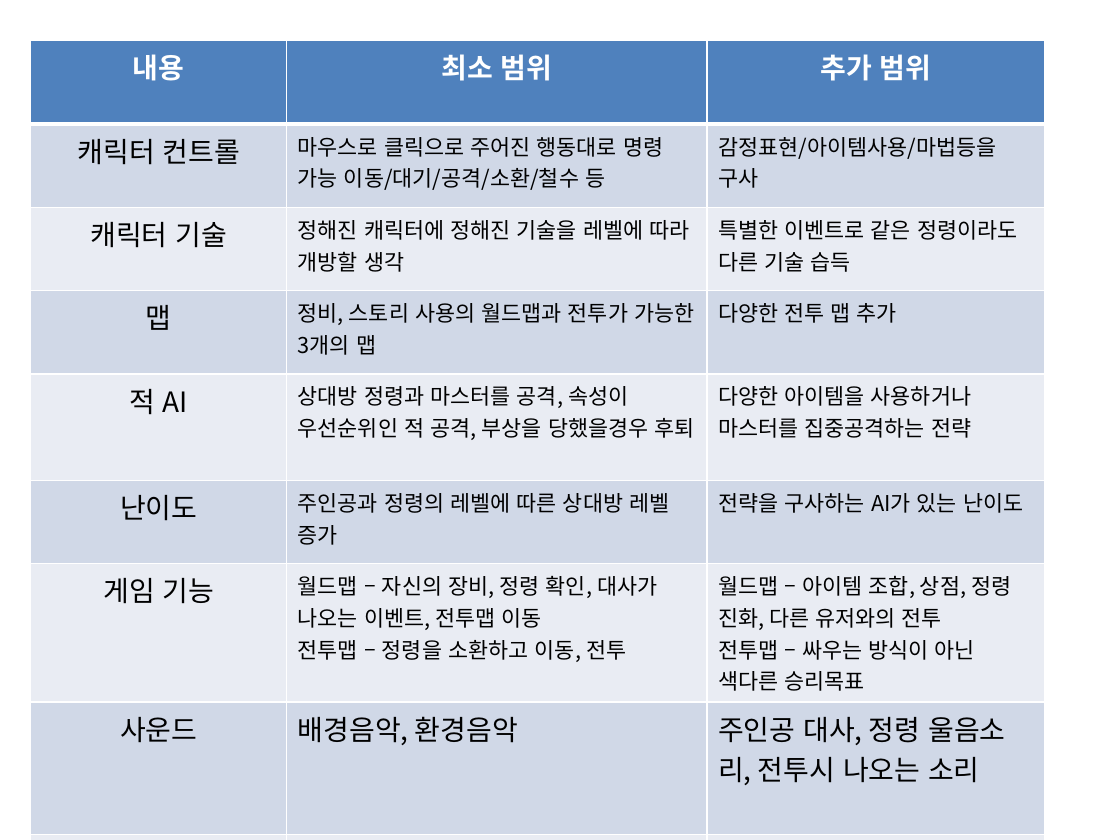
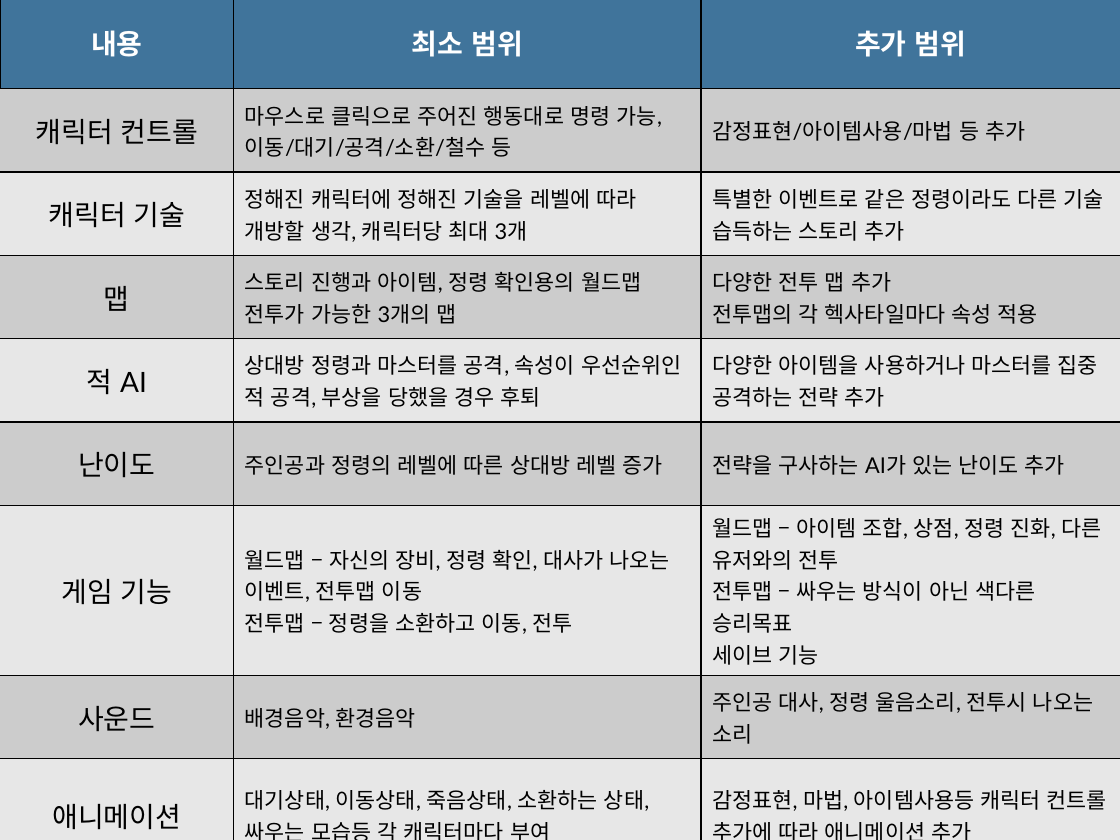
Before and after one commit to BigDataIsVeryImportantInAI/MyRoom, a slide deck: slide 3 of 1차 발표.pptx (slide 2 before the commit). Drawn at 1120x840 pixels with LibreOffice and Linux fonts; fonts in the diff are those of the drawing; background and template pictures are left out. Boxes give left, top, right and bottom in pixels: in the first picture for what was removed or moved away, otherwise in the second. Text is boxed around its words. In the diff, an @@ line names an element or a change of style, - is before the commit and + after.

```diff
--- a/1차 발표.pptx
+++ b/1차 발표.pptx
@@ table at (x1=0, y1=0, x2=1120, y2=840) @@
-row 2, column 2: 마우스로 클릭으로 주어진 행동대로 명령 가능 이동/대기/공격/소환/철수 등
+row 2, column 2: 마우스로 클릭으로 주어진 행동대로 명령 가능, 이동/대기/공격/소환/철수 등
-row 2, column 3: 감정표현/아이템사용/마법등을 구사
+row 2, column 3: 감정표현/아이템사용/마법 등 추가
-row 3, column 2: 정해진 캐릭터에 정해진 기술을 레벨에 따라 개방할 생각
+row 3, column 2: 정해진 캐릭터에 정해진 기술을 레벨에 따라 개방할 생각, 캐릭터당 최대 3개
-row 3, column 3: 특별한 이벤트로 같은 정령이라도 다른 기술 습득
+row 3, column 3: 특별한 이벤트로 같은 정령이라도 다른 기술 습득하는 스토리 추가
-row 4, column 2: 정비, 스토리 사용의 월드맵과 전투가 가능한 3개의 맵
+row 4, column 2: 스토리 진행과 아이템, 정령 확인용의 월드맵 / 전투가 가능한 3개의 맵
-row 4, column 3: 다양한 전투 맵 추가
+row 4, column 3: 다양한 전투 맵 추가 / 전투맵의 각 헥사타일마다 속성 적용
-row 5, column 2: 상대방 정령과 마스터를 공격, 속성이 우선순위인 적 공격, 부상을 당했을경우 후퇴
+row 5, column 2: 상대방 정령과 마스터를 공격, 속성이 우선순위인 적 공격, 부상을 당했을 경우 후퇴
-row 5, column 3: 다양한 아이템을 사용하거나 마스터를 집중공격하는 전략
+row 5, column 3: 다양한 아이템을 사용하거나 마스터를 집중 공격하는 전략 추가
-row 6, column 3: 전략을 구사하는 AI가 있는 난이도
+row 6, column 3: 전략을 구사하는 AI가 있는 난이도 추가
-row 7, column 3: 월드맵 – 아이템 조합, 상점, 정령 진화, 다른 유저와의 전투 / 전투맵 – 싸우는 방식이 아닌 색다른 승리목표
+row 7, column 3: 월드맵 – 아이템 조합, 상점, 정령 진화, 다른 유저와의 전투 / 전투맵 – 싸우는 방식이 아닌 색다른 승리목표 / 세이브 기능
@@ fill #4F81BD to #40749B in row 1 @@
@@ fill #D0D8E8 to #CCCCCC in 12 cells @@
@@ fill #E9EDF4 to #E7E7E7 in 12 cells @@
@@ font Noto Sans CJK KR to Lato in "내용", "최소 범위", "추가 범위", "캐릭터 컨트롤" and 14 more places @@
@@ size 18 to 14 pt in "배경음악, 환경음악", "주인공 대사, 정령 울음소리, 전투시 나오는 소리", "대기상태, 이동상태, 죽음상태, 소환하는 상태, 싸우는 모습등 ...", "감정표현, 마법, 아이템사용등 캐릭터 컨트롤 추가에 따라 ..." @@
@@ borders changed @@
@@ table resized from (x1=31, y1=40, x2=1045, y2=840) to (x1=0, y1=0, x2=1120, y2=840) @@
@@ rectangle added at (x1=0, y1=0, x2=877, y2=840), fill gradient #010101 to #FEFEFE @@
@@ rectangle added at (x1=140, y1=0, x2=1120, y2=840), fill gradient #010101 to #FEFEFE @@
@@ rectangle added at (x1=90, y1=71, x2=1033, y2=771), fill #FFFFFF @@
@@ freeform shape added at (x1=77, y1=744, x2=1047, y2=810), fill gradient #010101 @@
```
Also in this commit, not shown: 4 other slides changed, 4 slides added, 1 slide removed.
